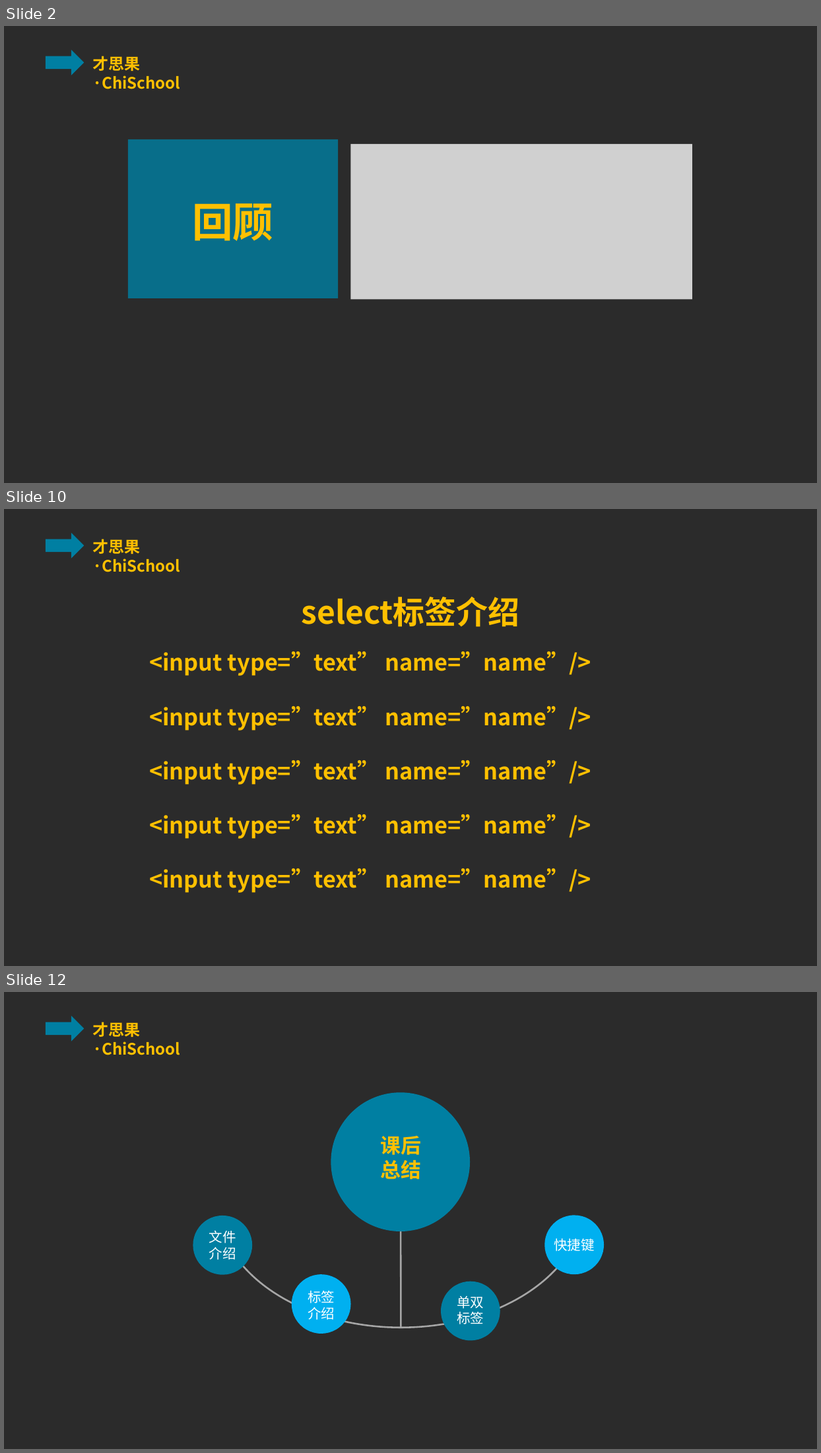
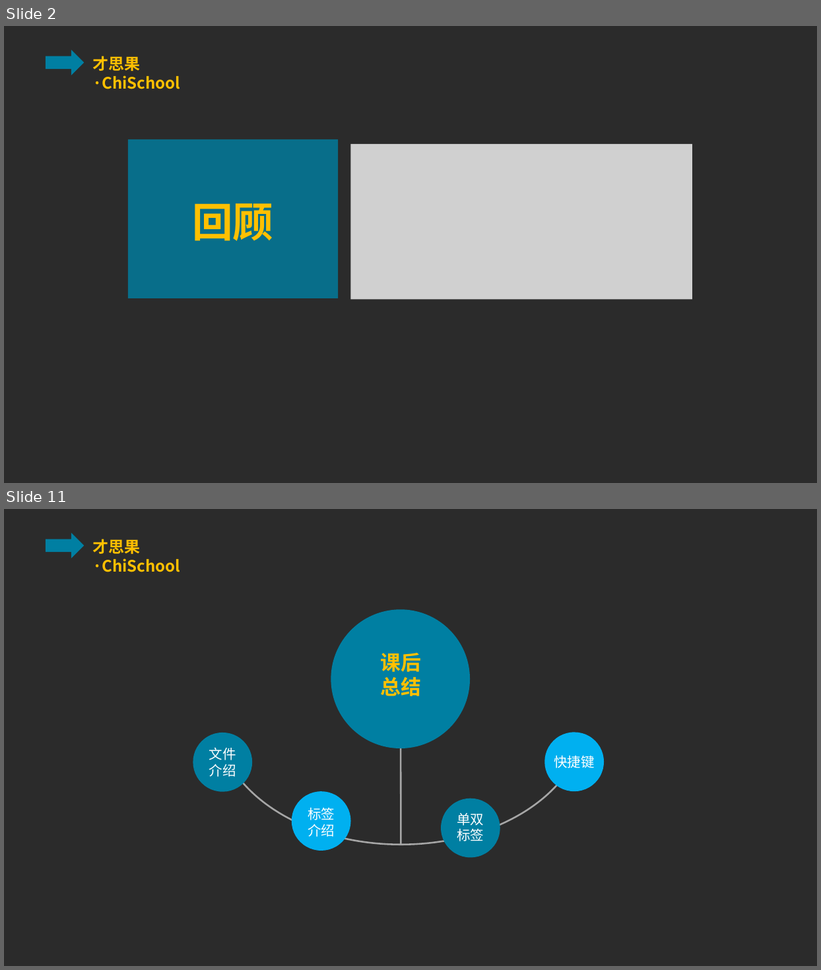
Before and after one commit to ppliu1987/chichool, a slide deck: html/class/lesson_six/lesson_six.pptx. Shown one above the other, each under a label of ours: slides 2, 10 and 12 before the commit, slides 2 and 11 after it; the slides between them are not shown. The pictures are 821x1453 and 821x970 pixels, drawn with LibreOffice and Linux fonts; fonts in the diff are those of the drawing; grey boxes stand for pictures; background and template pictures are left out; a plain dark background stands for a picture behind light text. Boxes give left, top, right and bottom in pixels: in the first picture for what was removed or moved away, otherwise in the second. Text is boxed around its words. In the diff, an @@ line names an element or a change of style, - is before the commit and + after.

```diff
--- a/html/class/lesson_six/lesson_six.pptx
+++ b/html/class/lesson_six/lesson_six.pptx
@@ slide 10 removed at [4,509,817,966], background picture (left out); not listed: 2 template elements that a slide beside it also shows @@
@@ text removed at [302,597,520,627] @@
-select标签介绍
@@ text removed at [149,652,591,893] @@
-<input type=”text” name=”name”/>
-<input type=”text” name=”name”/>
-<input type=”text” name=”name”/>
-<input type=”text” name=”name”/>
-<input type=”text” name=”name”/>
@@ what was slide 12 is now slide 11 @@
```
Also in this commit, not shown: 8 slides added, 8 other slides removed, 3 other files.
